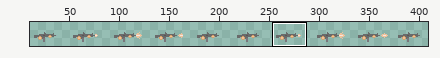
Sprite sheet: Sprites/AssRifle.png. Above: a wide view before the commit, with the close-up outlined.
Close-up. As it was:
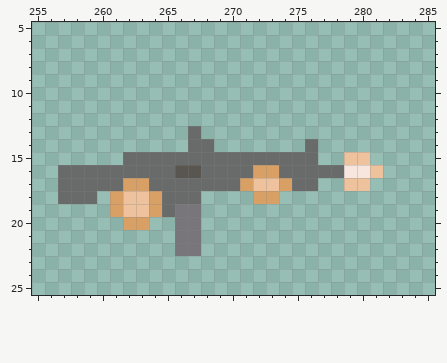
The file is 410x30 pixels. Colours within 5 levels of each other are drawn and written as one. Shown: x 255..285, y 5..25. The wide view leaves out empty margins. The commit also changed other parts of the picture, which this record leaves out.
The result:
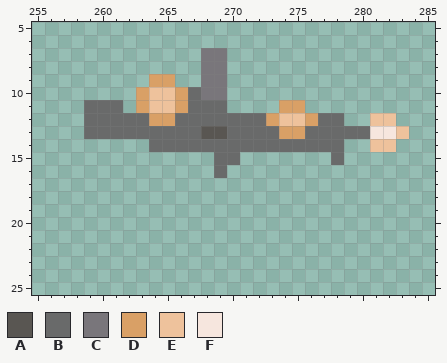
Palette (. is transparent): A #595652  B #696a6a  C #79767b  D #d9a066  E #eec29c  F #f6e6de
The edit:
@@ x 255..285 @@
  6 ...............................
- 7 ...............................
- 8 ...............................
- 9 ...............................
-10 ...............................
-11 ...............................
-12 ...............................
-13 ............B..................
-14 ............BB.......B.........
-15 .......BBBBBBBBBBBBBBB..EE.....
-16 ..BBBBBBBBBAABBBBDDBBBBBFFE....
-17 ..BBBBBDDBBBBBBBDEEDBB..EE.....
-18 ..BBB.DEEDBBB....DD............
-19 ......DEEDBCC..................
-20 .......DD..CC..................
-21 ...........CC..................
-22 ...........CC..................
+ 7 .............CC................
+ 8 .............CC................
+ 9 .........DD..CC................
+10 ........DEEDBCC................
+11 ....BBB.DEEDBBB....DD..........
+12 ....BBBBBDDBBBBBBBDEEDBB..EE...
+13 ....BBBBBBBBBAABBBBDDBBBBBFFE..
+14 .........BBBBBBBBBBBBBBB..EE...
+15 ..............BB.......B.......
+16 ..............B................
+17 ...............................
+18 ...............................
+19 ...............................
+20 ...............................
+21 ...............................
+22 ...............................
 23 ...............................
